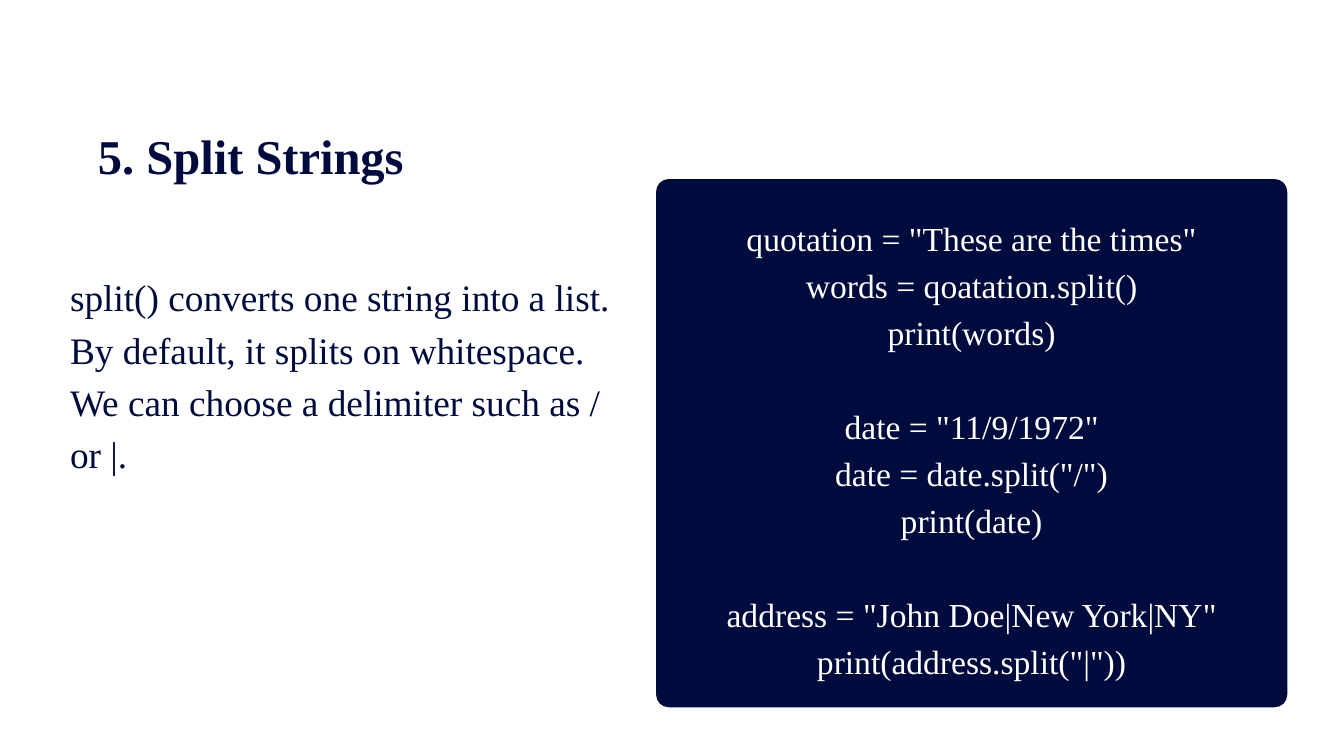
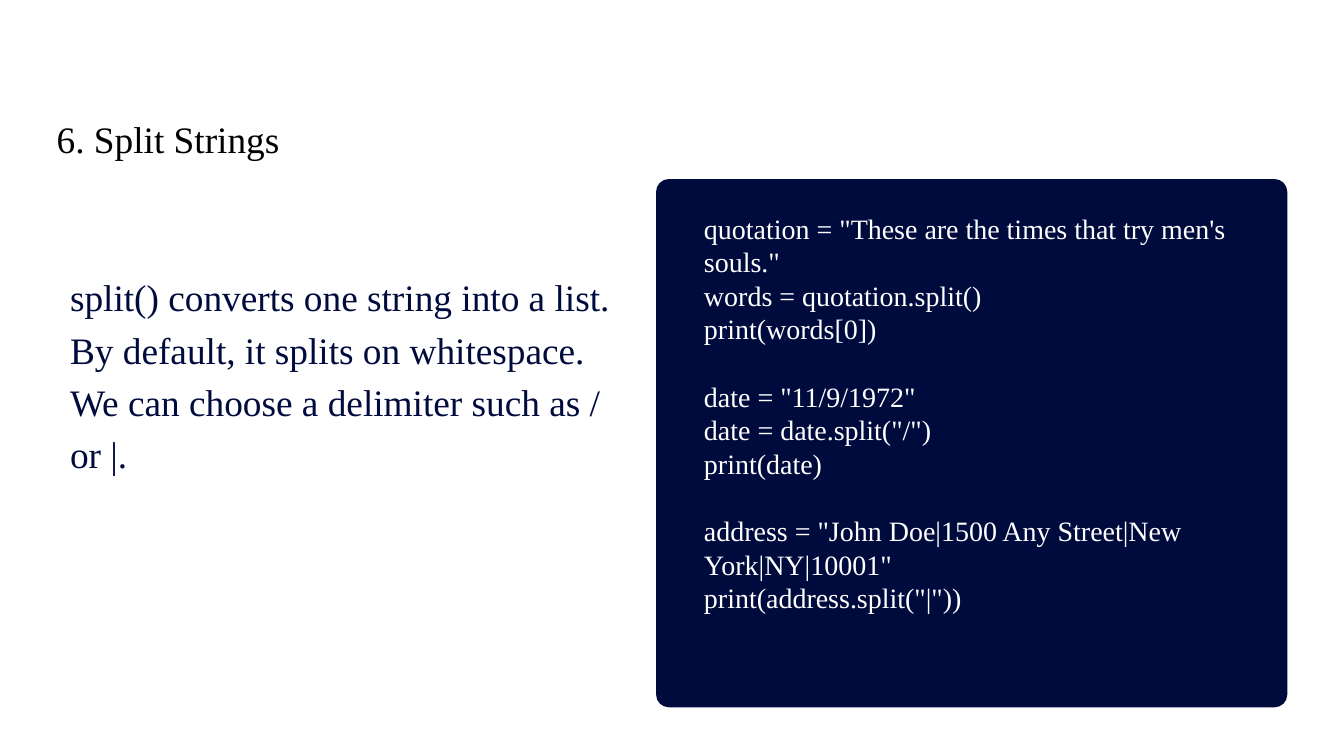
Before and after one commit to Wendy-Chen56/murachs_python_section_2, a slide deck: slide 7 of slides/chapter_10_How_to_Work_with_Strings.pptx (slide 6 before the commit). Drawn at 1344x756 pixels with LibreOffice and Linux fonts; fonts in the diff are those of the drawing. Boxes give left, top, right and bottom in pixels: in the first picture for what was removed or moved away, otherwise in the second. Text is boxed around its words. In the diff, an @@ line names an element or a change of style, - is before the commit and + after.

```diff
--- a/slides/chapter_10_How_to_Work_with_Strings.pptx
+++ b/slides/chapter_10_How_to_Work_with_Strings.pptx
@@ text at [57,127,280,160]: text changed; size 52 to 40 pt; text colour #000B3D to #000000; bold off @@
-  5. Split Strings
+6. Split Strings
@@ text at [704,219,1225,345]: text changed; size 36 to 30 pt @@
-quotation = "These are the times"
-words = qoatation.split()
-print(words)
+quotation = "These are the times that try men's souls."
+words = quotation.split()
+print(words[0])
@@ text at [704,387,962,614]: size 36 to 30 pt in "date = "11/9/1972"", "date = date.split("/")", "print(date)", "print(address.split("|"))"; alignment centre to left; line spacing 50.4pt to 1 @@
@@ text at [704,521,1182,580]: text changed; size 36 to 30 pt @@
-address = "John Doe|New York|NY"
+address = "John Doe|1500 Any Street|New York|NY|10001"
```
Also in this commit, not shown: 6 other slides changed, 2 slides added, 1 other file.
